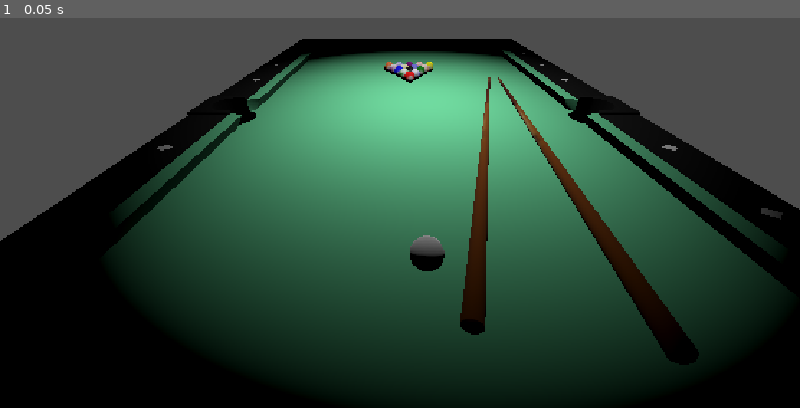
Above: before the commit, frame 1.
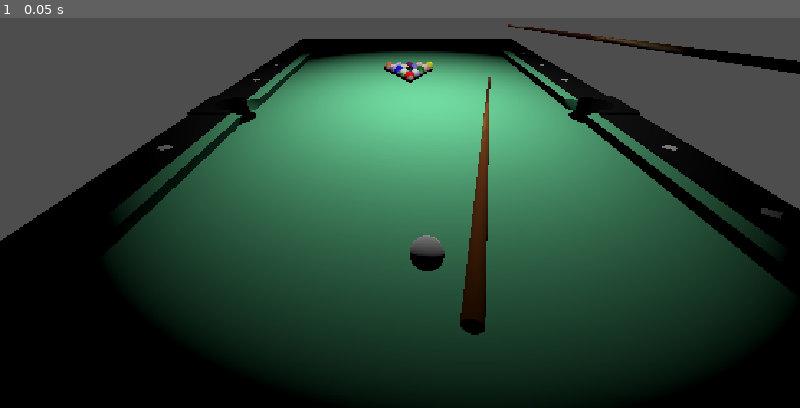
Above: after the commit, the same moment.

Repository: TOMYKS/poolgame
Game: Godot game, scene res://pool_table.tscn
Two runs of this game, one before a commit and one after it. Both use one fixed random seed, a clock stepped at 60 frames per second and the inputs below.
Inputs:
- Up to frame 1 (0.05 s): no input

The runs differ from the first frame. In frame 1, 2.5% of the frame differs, in the area x 62-100%, y 1-89%.

Commit message:
Mover Cue

Diff:
--- a/pool_table.tscn
+++ b/pool_table.tscn
@@ -64,6 +64,9 @@
 
 [node name="Pool-table" unique_id=1360827664 instance=ExtResource("1_pswsw")]
 
+[node name="Cue001" parent="." index="0" unique_id=1554673641]
+transform = Transform3D(-0.51684314, -0.008964614, 0.85603315, -5.798616e-11, 0.9999451, 0.0104717035, -0.85608, 0.005412229, -0.5168149, -2.5, 1.0076505, -1)
+
 [node name="Ball1" parent="." index="9" unique_id=623087165]
 material_override = SubResource("StandardMaterial3D_8fx2v")
 
